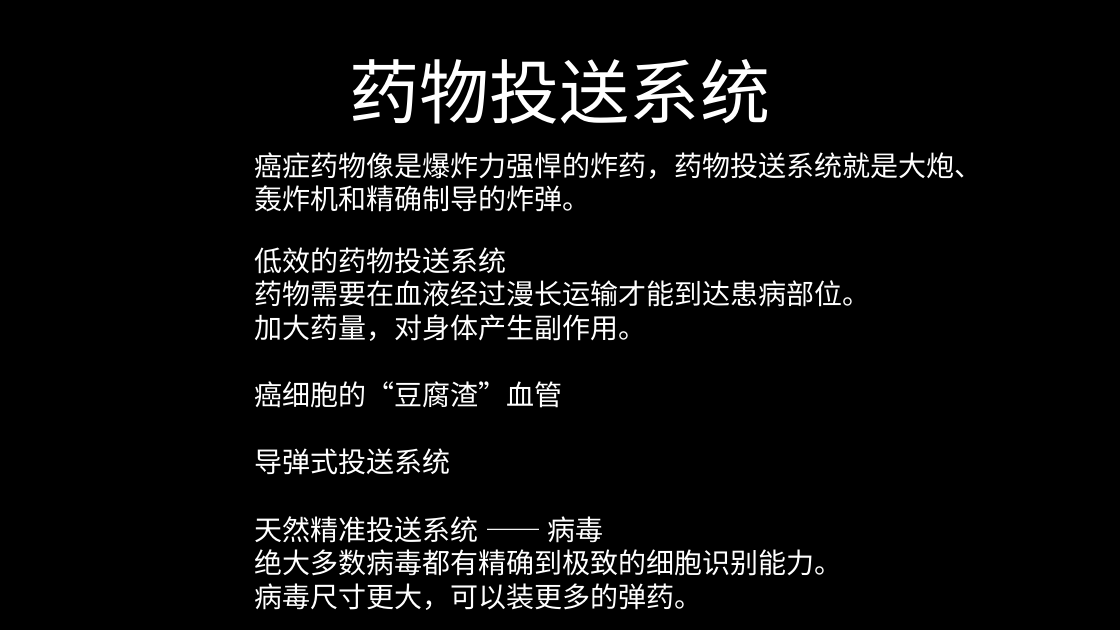
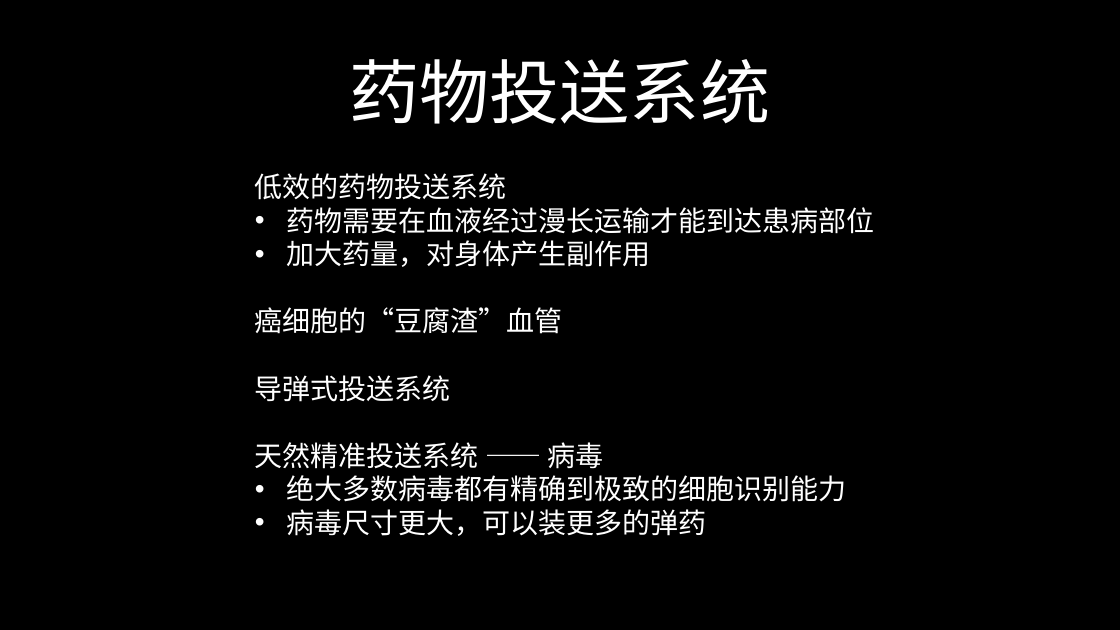
Before and after one commit to FredJiangFei/freetalk, a slide deck: slide 10 of 癌症/癌症.pptx (slide 9 before the commit). Drawn at 1120x630 pixels with LibreOffice and Linux fonts; fonts in the diff are those of the drawing. Boxes give left, top, right and bottom in pixels: in the first picture for what was removed or moved away, otherwise in the second. Text is boxed around its words. In the diff, an @@ line names an element or a change of style, - is before the commit and + after.

```diff
--- a/癌症/癌症.pptx
+++ b/癌症/癌症.pptx
@@ text "低效的药物投送系统": place and size @@
-text "低效的药物投送系统" at (255,247,871,610)
+text "低效的药物投送系统" at (255,173,874,536)
@@ text at (255,173,603,469): font Calibri to Noto Sans CJK SC in "低效的药物投送系统", "癌细胞的“豆腐渣”血管", "导弹式投送系统", "天然精准投送系统 —— 病毒" @@
@@ text removed at (255,152,983,212) @@
-癌症药物像是爆炸力强悍的炸药，药物投送系统就是大炮、轰炸机和精确制导的炸弹。
@@ text at (286,207,874,267): text changed; font Calibri to Noto Sans CJK SC @@
-药物需要在血液经过漫长运输才能到达患病部位。
-加大药量，对身体产生副作用。
+• 药物需要在血液经过漫长运输才能到达患病部位
+• 加大药量，对身体产生副作用
@@ text at (286,475,846,536): text changed; font Calibri to Noto Sans CJK SC @@
-绝大多数病毒都有精确到极致的细胞识别能力。
-病毒尺寸更大，可以装更多的弹药。
+• 绝大多数病毒都有精确到极致的细胞识别能力
+• 病毒尺寸更大，可以装更多的弹药
```
Also in this commit, not shown: 14 other slides changed, 1 slide added.
